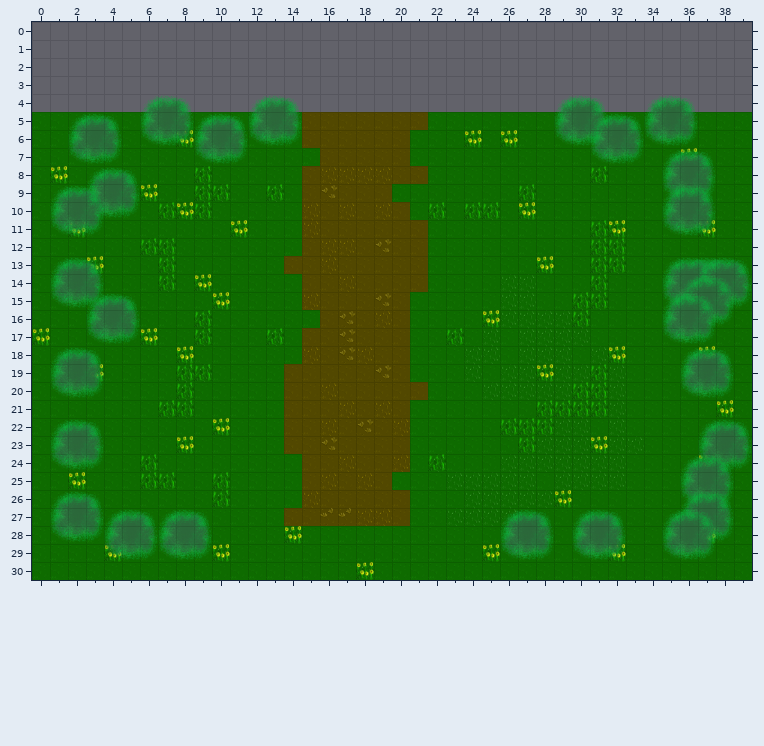
Tiled map -- assets/map.tmx. The first picture shows the starting point.
Cells are 32x32 px. Shown: x 0..39, y 0..30. The old version is drawn lined up with the new one.
The same view after the edit:
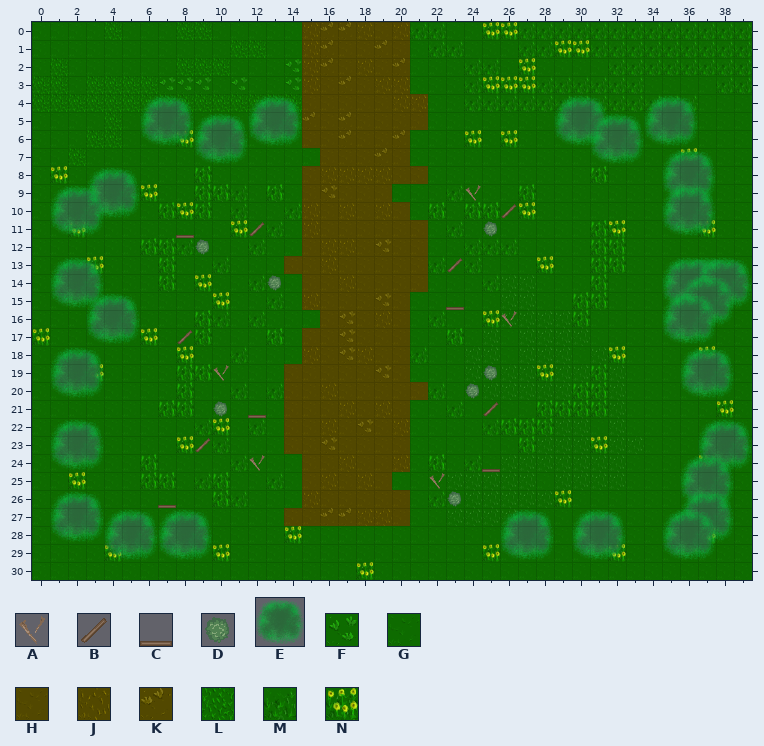
Key: from "3232": A 43 "t0036_wood_plank_b", B 77 "t0070_door_opening_west_", C 78 "t0071_door_open_west_a", D 88 "t0081_shrub_a"; from "car": E 10 "tree"; from "everything": F 17, G 19, H 48, J 49, K 50, L 56, M 58, N 61.
_ is an empty cell.
The edit:
{"change": "map size 40x26 -> 40x31 cells (old content now starts at 0,5; both pictures use the new coordinates)"}
{"where": "layer \"Tile Layer 3\""}
{"y":0,"x":0,"old":"________________________________________","new":"GGGGLGGGLLGGGGGJKKJHJMMGGNNMMMMMMMMMMMMM"}
{"y":1,"x":0,"old":"________________________________________","new":"GGGGGGGGGGGLLGGJKHHKHGMMGGGMMNNMMMMMMMMM"}
{"y":2,"x":0,"old":"________________________________________","new":"GLGGGGGGLLLGGGFJKHJHKGGGMMGNGGGGMMMMMMMM"}
{"y":3,"x":0,"old":"________________________________________","new":"LLGLLLLFFFGFGGFJHKHJJGGGMNNNMMMMMMGGGGMM"}
{"y":4,"x":0,"old":"________________________________________","new":"LLLLLLLLLLLLLLLHHHHHJJGGMMMMMMMMMMMMMGGG"}
{"y":5,"x":4,"old":"_","new":"L"}
{"y":5,"x":15,"old":"_","new":"K"}
{"y":5,"x":17,"old":"_","new":"K"}
{"y":6,"x":3,"old":"__","new":"LL"}
{"y":6,"x":17,"old":"_","new":"K"}
{"y":6,"x":20,"old":"_","new":"K"}
{"y":7,"x":2,"old":"E","new":"L"}
{"y":7,"x":19,"old":"_","new":"K"}
{"y":9,"x":11,"old":"_","new":"M"}
{"y":9,"x":23,"old":"__","new":"MA"}
{"y":10,"x":11,"old":"_","new":"M"}
{"y":10,"x":14,"old":"_","new":"M"}
{"y":10,"x":26,"old":"_","new":"B"}
{"y":11,"x":8,"old":"_","new":"C"}
{"y":11,"x":12,"old":"__","new":"BM"}
{"y":11,"x":23,"old":"_","new":"M"}
{"y":11,"x":25,"old":"_","new":"D"}
{"y":12,"x":8,"old":"__","new":"MD"}
{"y":12,"x":12,"old":"_","new":"M"}
{"y":12,"x":24,"old":"___","new":"MMM"}
{"y":13,"x":10,"old":"_","new":"M"}
{"y":13,"x":22,"old":"___","new":"MBM"}
{"y":14,"x":12,"old":"__","new":"MD"}
{"y":14,"x":25,"old":"_","new":"M"}
{"y":15,"x":13,"old":"_","new":"M"}
{"y":15,"x":23,"old":"_","new":"C"}
{"y":16,"x":10,"old":"_","new":"M"}
{"y":16,"x":12,"old":"_","new":"M"}
{"y":16,"x":22,"old":"_","new":"M"}
{"y":16,"x":26,"old":"_","new":"A"}
{"y":17,"x":8,"old":"_","new":"B"}
{"y":18,"x":11,"old":"_","new":"M"}
{"y":18,"x":21,"old":"_","new":"M"}
{"y":19,"x":10,"old":"_","new":"A"}
{"y":19,"x":25,"old":"_","new":"D"}
{"y":20,"x":11,"old":"_","new":"M"}
{"y":20,"x":13,"old":"_","new":"M"}
{"y":20,"x":22,"old":"_","new":"M"}
{"y":20,"x":24,"old":"_","new":"D"}
{"y":21,"x":10,"old":"_","new":"D"}
{"y":21,"x":12,"old":"_","new":"C"}
{"y":21,"x":23,"old":"_","new":"M"}
{"y":21,"x":25,"old":"_","new":"B"}
{"y":22,"x":9,"old":"_","new":"M"}
{"y":22,"x":12,"old":"_","new":"M"}
{"y":22,"x":25,"old":"_","new":"M"}
{"y":23,"x":9,"old":"__","new":"BM"}
{"y":24,"x":11,"old":"__","new":"MA"}
{"y":24,"x":24,"old":"__","new":"MC"}
{"y":25,"x":9,"old":"_","new":"M"}
{"y":25,"x":13,"old":"_","new":"M"}
{"y":25,"x":22,"old":"_","new":"A"}
{"y":26,"x":7,"old":"_","new":"C"}
{"y":26,"x":11,"old":"_","new":"M"}
{"y":26,"x":22,"old":"__","new":"MD"}
